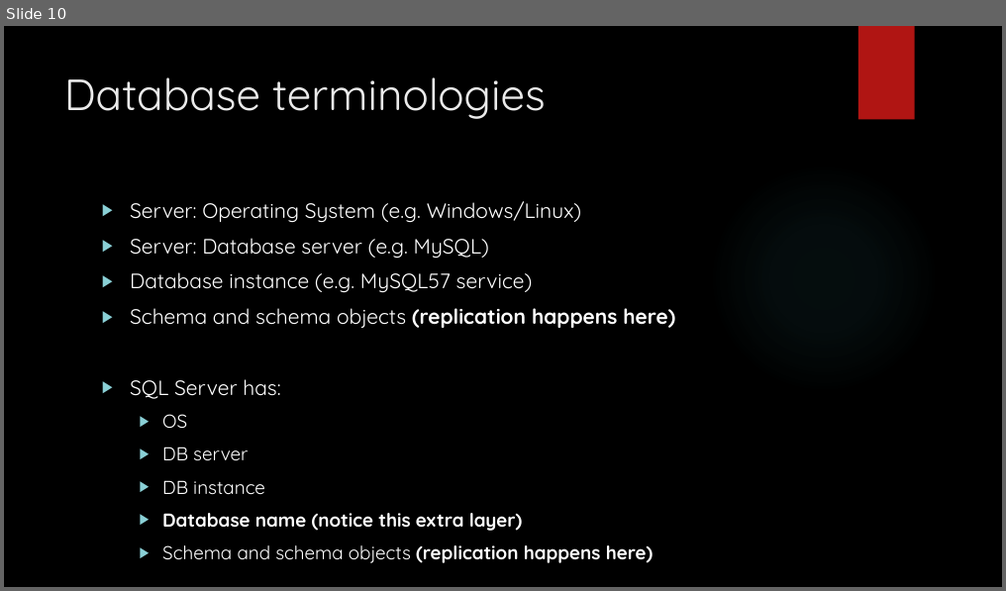
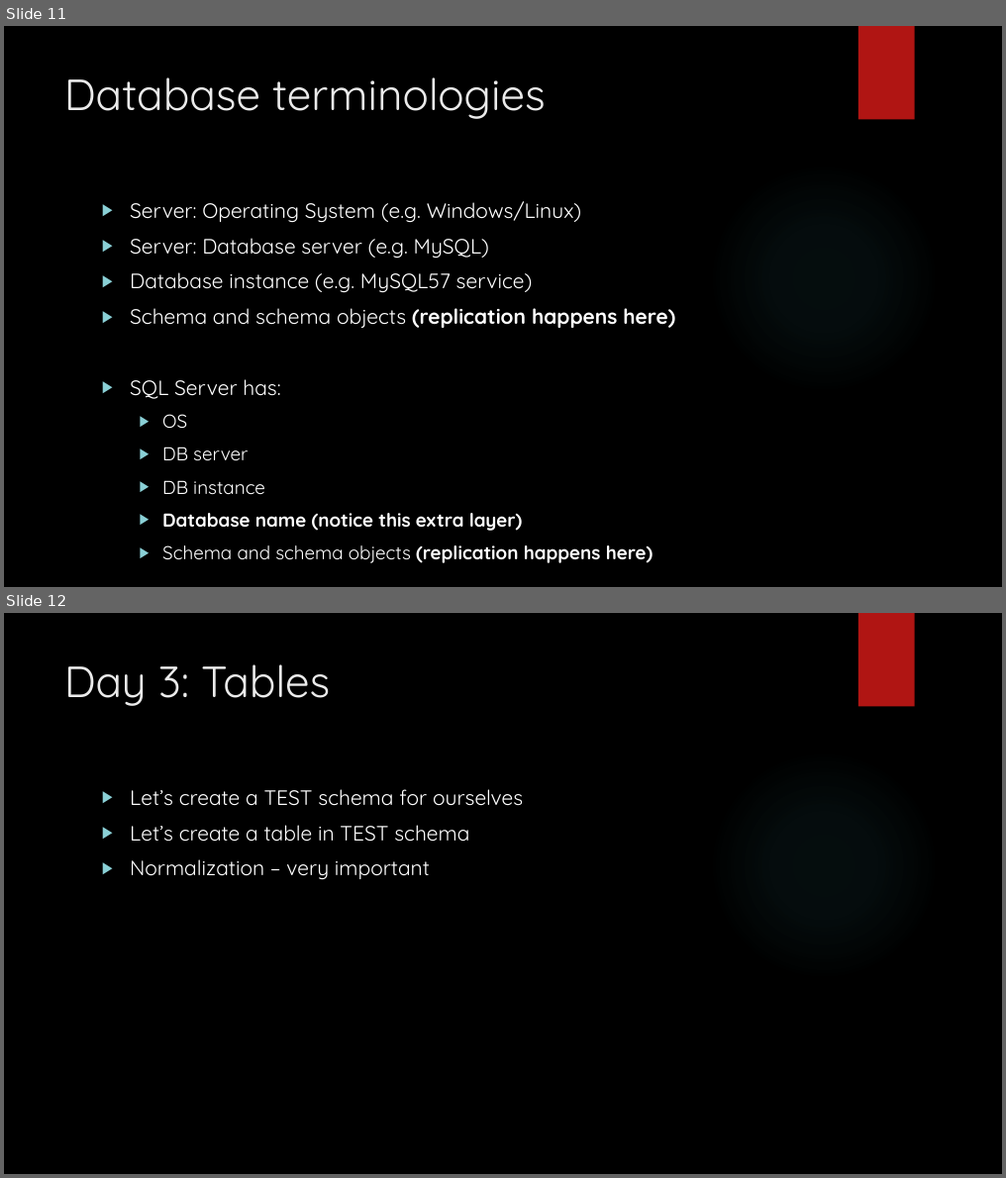
Before and after one commit to zedfoxus/database-bootcamp, a slide deck: Presentation/Database-Bootcamp-Presentation.pptx. Shown one above the other, each under a label of ours: slide 10 before the commit, slides 11 and 12 after it. The pictures are 1006x591 and 1006x1178 pixels, drawn with LibreOffice and Linux fonts; fonts in the diff are those of the drawing; background and template pictures are left out. Boxes give left, top, right and bottom in pixels: in the first picture for what was removed or moved away, otherwise in the second. Text is boxed around its words. In the diff, an @@ line names an element or a change of style, - is before the commit and + after.

Commit message:
Day 3 table creation

```diff
--- a/Presentation/Database-Bootcamp-Presentation.pptx
+++ b/Presentation/Database-Bootcamp-Presentation.pptx
@@ slide 12 added at [4,613,1002,1174], background picture (left out); not listed: 2 template elements that a slide beside it also shows @@
@@ title added at [64,664,330,706], 42 pt, text #EBEBEB @@
+Day 3: Tables
@@ text added at [130,789,523,880], 20 pt, text #FFFFFF @@
+▶ Let’s create a TEST schema for ourselves
+▶ Let’s create a table in TEST schema
+▶ Normalization – very important
@@ what was slide 10 is now slide 11 @@
```
Also in this commit, not shown: 1 slide changed, 7 other slides added.
